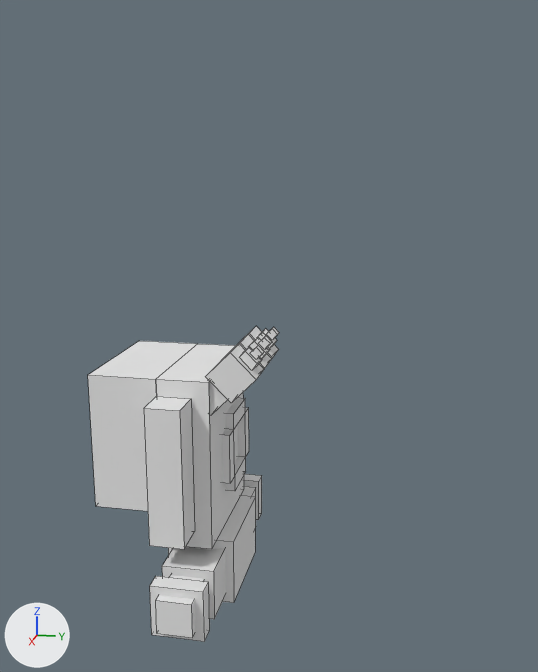
Two versions of the OBJ model src/main/resources/assets/immersiveengineering/models/item/powerpack.obj, one commit apart.
Rendered twice from a 50 mm lens placed at (2.58, 0.99, 0.75), pointed at (0.01, 0.47, 0.11). Arrows for +X, +Y and +Z are at lower left; the lights stay in place. Mesh edges are drawn as thin lines. Where no turn or scale is listed for an object, it has been applied to the vertices.

Names of what the first picture shows: 'base', 'chest', 'tubes'.
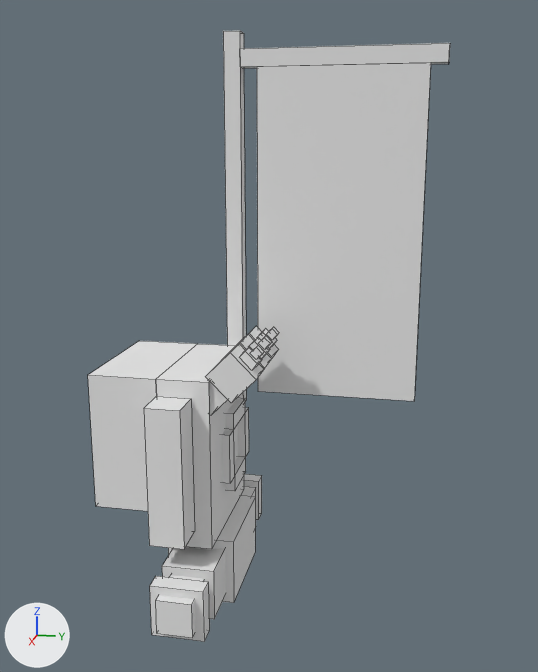
Commit message: Add a banner to the accumulator pack

Edits to the bpy script that builds the scene:
```text
Add mat_banner:
    mat_banner = principled_material('banner')
    mat_banner.base_color = (0.8, 0.8, 0.8)  # white #e7e7e7
    mat_banner.roughness = 1.0
Add me_banner_post:
    me_banner_post.from_pydata([(-0.25, 0.25, 1.188), (-0.25, 0.313, 1.188), (-0.312, 0.25, 1.188), (-0.312, 0.313, 1.188), (-0.25, 0.25, -0.25), (-0.25, 0.312, -0.25), (-0.312, 0.25, -0.25), (-0.312, 0.312, -0.25), (-0.25, 0.313, 1.062), (-0.25, 1.063, 1.062), (-0.312, 0.313, 1.062), (-0.312, 1.063, 1.062), (-0.25, 0.313, 1.125), (-0.25, 1.063, 1.125), (-0.312, 0.313, 1.125), (-0.312, 1.063, 1.125)], [], [(1, 0, 4, 5), (3, 7, 6, 2), (0, 1, 3, 2), (1, 5, 7, 3), (4, 0, 2, 6), (4, 6, 7, 5), (8, 10, 11, 9), (12, 13, 15, 14), (8, 9, 13, 12), (11, 10, 14, 15), (9, 11, 15, 13)])
    me_banner_post.materials.append(mat_powerpack)  # its picture is missing
Add me_banner:
    me_banner.from_pydata([(-0.25, 0.375, 1.062), (-0.25, 1.0, 1.062), (-0.312, 0.375, 1.062), (-0.312, 1.0, 1.062), (-0.25, 0.375, -0.188), (-0.25, 1.0, -0.188), (-0.312, 0.375, -0.188), (-0.312, 1.0, -0.188)], [], [(1, 0, 4, 5), (3, 7, 6, 2), (1, 5, 7, 3), (4, 0, 2, 6), (4, 6, 7, 5)])
    me_banner.materials.append(mat_banner)  # its picture is missing
Add ob_banner_post:
    ob_banner_post = bpy.data.objects.new('banner_post', me_banner_post)
    ob_banner_post.location = (0.0, 0.0, 0.0)
Add ob_banner:
    ob_banner = bpy.data.objects.new('banner', me_banner)
    ob_banner.location = (0.0, 0.0, 0.0)
```

Pixel boxes [x1, y1, x2, y2] of what changed, in the pictures (538 x 672 px):
'banner', added: after [257, 62, 431, 401]
'banner_post', added: after [223, 30, 450, 402]
